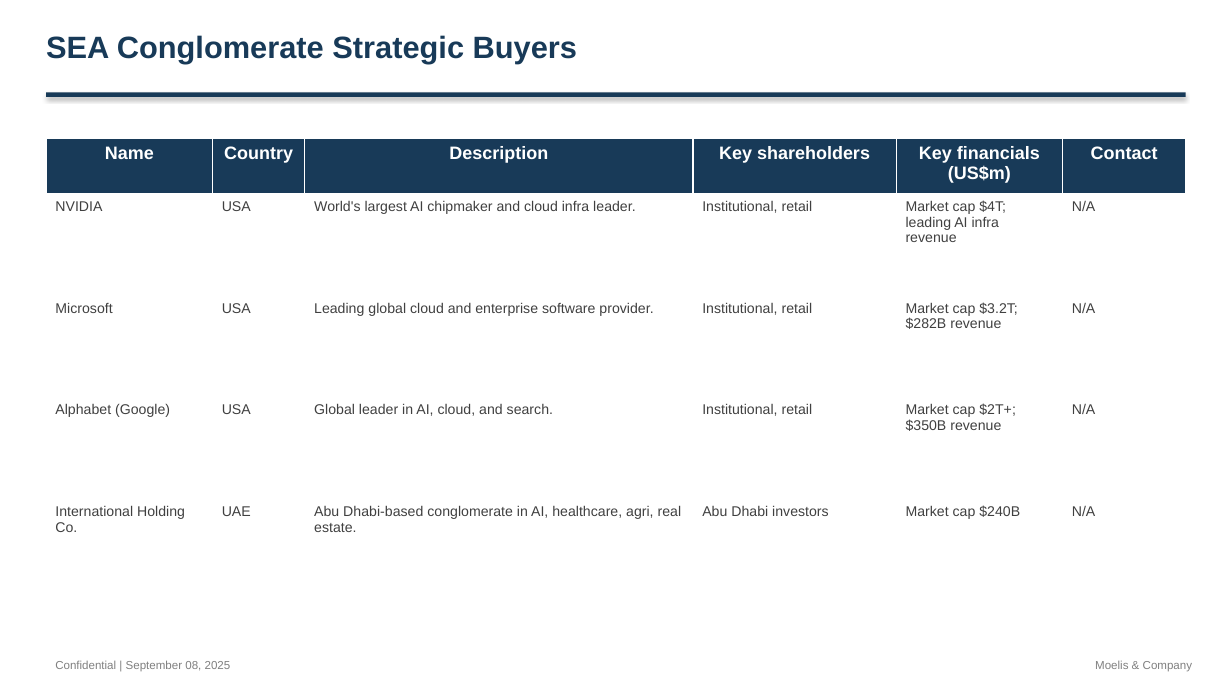
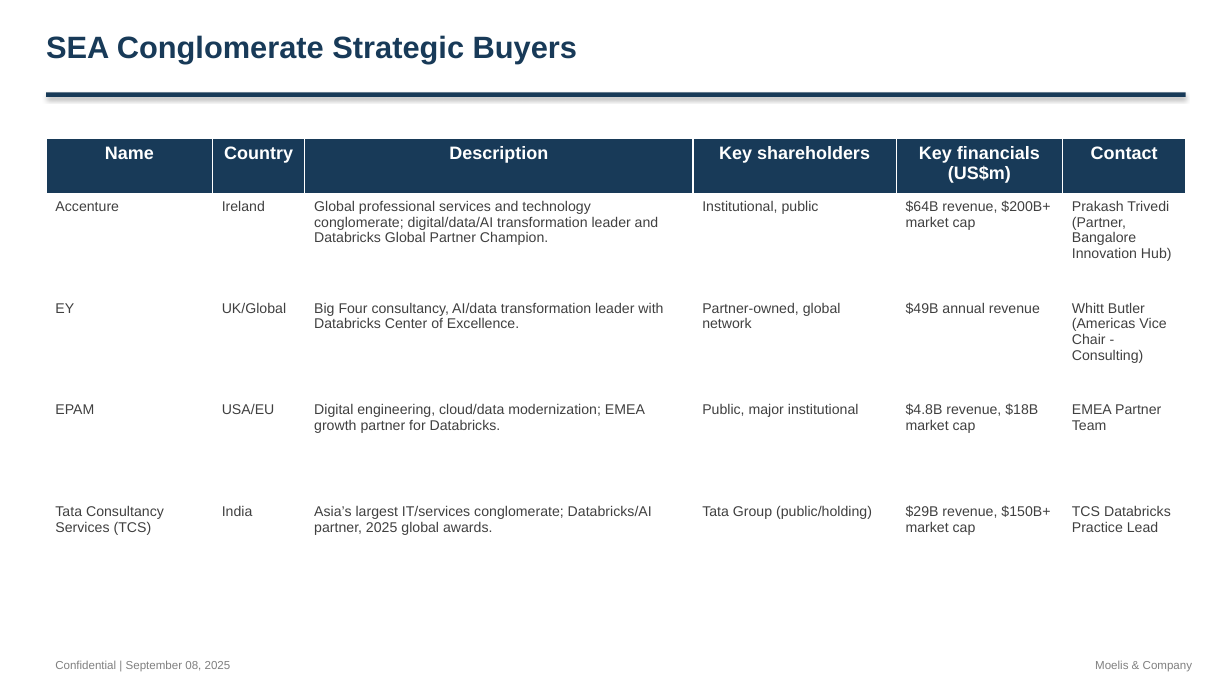
Before and after one commit to alinvb/slide_generator, a slide deck: slide 14 of ai_generated_deck.pptx (slide 11 before the commit). Drawn at 1232x693 pixels with LibreOffice and Linux fonts; fonts in the diff are those of the drawing. Boxes give left, top, right and bottom in pixels: in the first picture for what was removed or moved away, otherwise in the second. Text is boxed around its words. In the diff, an @@ line names an element or a change of style, - is before the commit and + after.

```diff
--- a/ai_generated_deck.pptx
+++ b/ai_generated_deck.pptx
@@ table at (x1=46, y1=139, x2=1186, y2=601) @@
-row 2: NVIDIA | USA | World's largest AI chipmaker and cloud infra leader. | Institutional, retail | Market cap $4T; leading AI infra revenue | N/A
+row 2: Accenture | Ireland | Global professional services and technology conglomerate; digital/data/AI transformation leader and Databricks Global Partner Champion. | Institutional, public | $64B revenue, $200B+ market cap | Prakash Trivedi (Partner, Bangalore Innovation Hub)
-row 3: Microsoft | USA | Leading global cloud and enterprise software provider. | Institutional, retail | Market cap $3.2T; $282B revenue | N/A
+row 3: EY | UK/Global | Big Four consultancy, AI/data transformation leader with Databricks Center of Excellence. | Partner-owned, global network | $49B annual revenue | Whitt Butler (Americas Vice Chair - Consulting)
-row 4: Alphabet (Google) | USA | Global leader in AI, cloud, and search. | Institutional, retail | Market cap $2T+; $350B revenue | N/A
+row 4: EPAM | USA/EU | Digital engineering, cloud/data modernization; EMEA growth partner for Databricks. | Public, major institutional | $4.8B revenue, $18B market cap | EMEA Partner Team
-row 5: International Holding Co. | UAE | Abu Dhabi-based conglomerate in AI, healthcare, agri, real estate. | Abu Dhabi investors | Market cap $240B | N/A
+row 5: Tata Consultancy Services (TCS) | India | Asia’s largest IT/services conglomerate; Databricks/AI partner, 2025 global awards. | Tata Group (public/holding) | $29B revenue, $150B+ market cap | TCS Databricks Practice Lead
```
Also in this commit, not shown: 9 other slides changed, 6 slides added, 5 slides removed, 2 other files.
